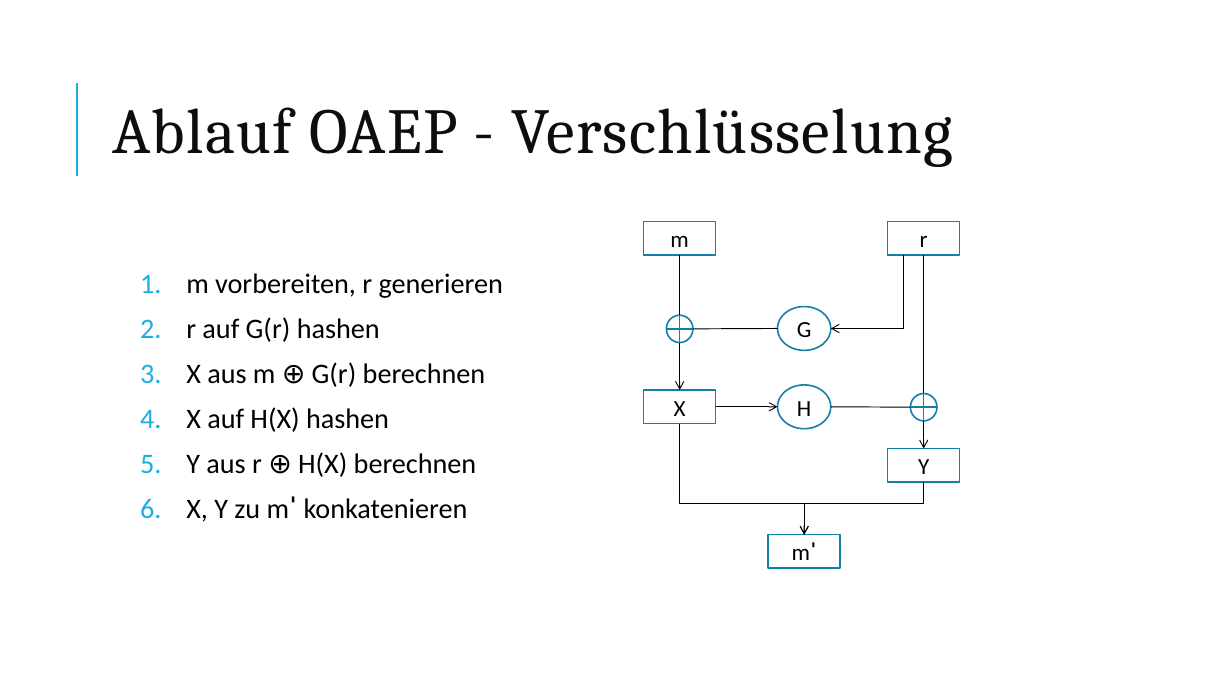
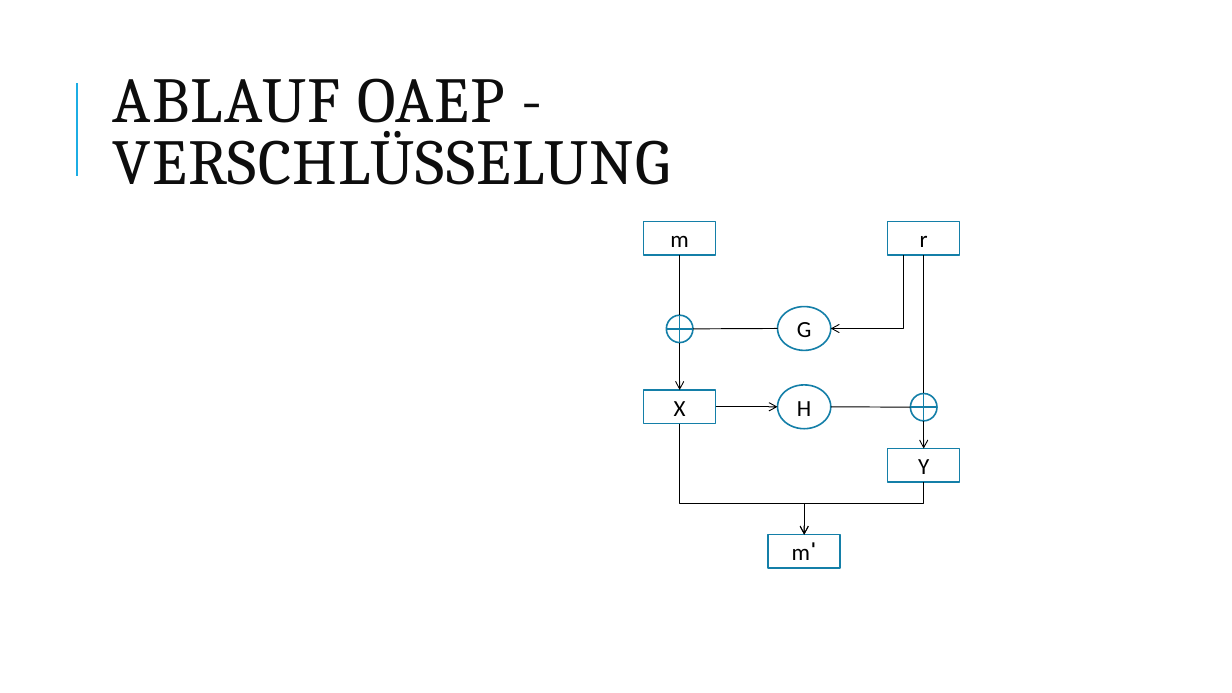
Before and after one commit to kohlerta/Krypto, a slide deck: slide 19 of hannah_raimund_tanja.pptx (slide 21 before the commit). Drawn at 1232x693 pixels with LibreOffice and Linux fonts; fonts in the diff are those of the drawing; grey boxes stand for pictures. Boxes give left, top, right and bottom in pixels: in the first picture for what was removed or moved away, otherwise in the second. Text is boxed around its words. In the diff, an @@ line names an element or a change of style, - is before the commit and + after.

```diff
--- a/hannah_raimund_tanja.pptx
+++ b/hannah_raimund_tanja.pptx
@@ title at [113, 78, 670, 185]: text changed @@
-Ablauf OAEP - Verschlüsselung
+ABLAUF OAEP - VERSCHLÜSSELUNG
@@ text removed at [186, 273, 503, 522] @@
-1. m vorbereiten, r generieren
-2. r auf G(r) hashen
-3. X aus m ⊕ G(r) berechnen
-4. X auf H(X) hashen
-5. Y aus r ⊕ H(X) berechnen
-6. X, Y zu mˈ konkatenieren
```
Also in this commit, not shown: 16 other slides changed, 16 slides added, 10 slides removed, 7 other files.
